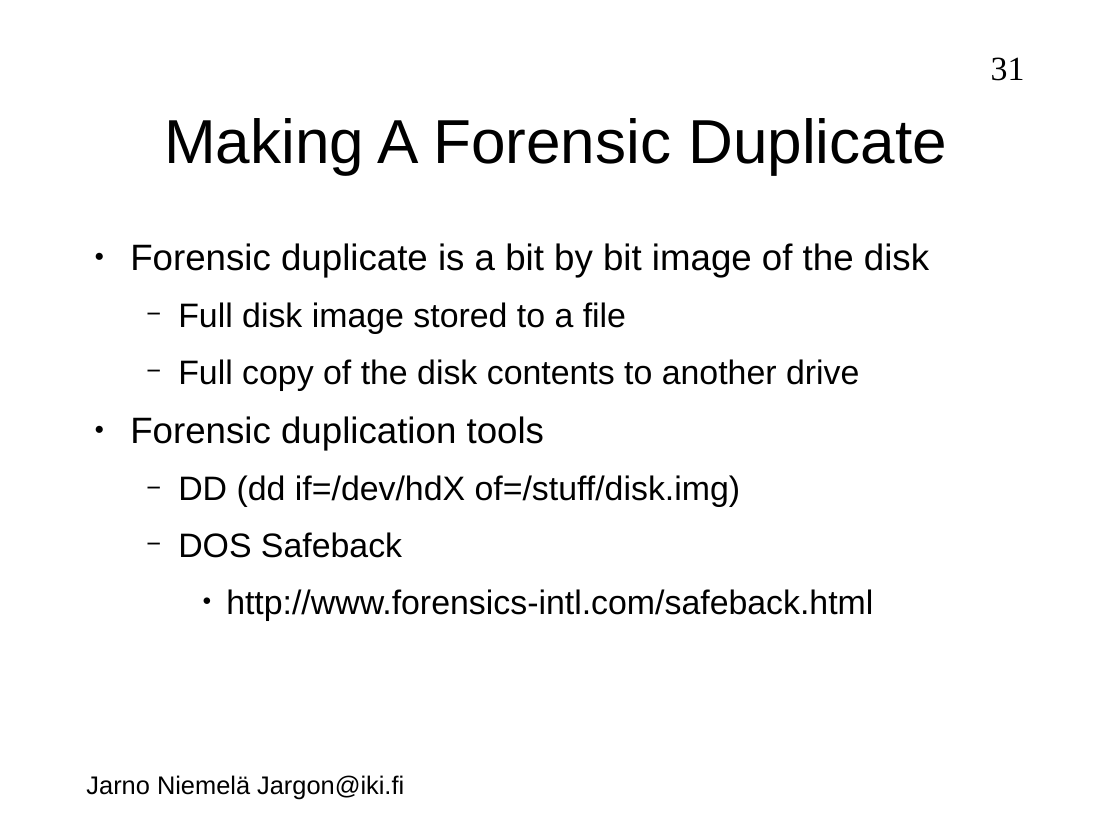
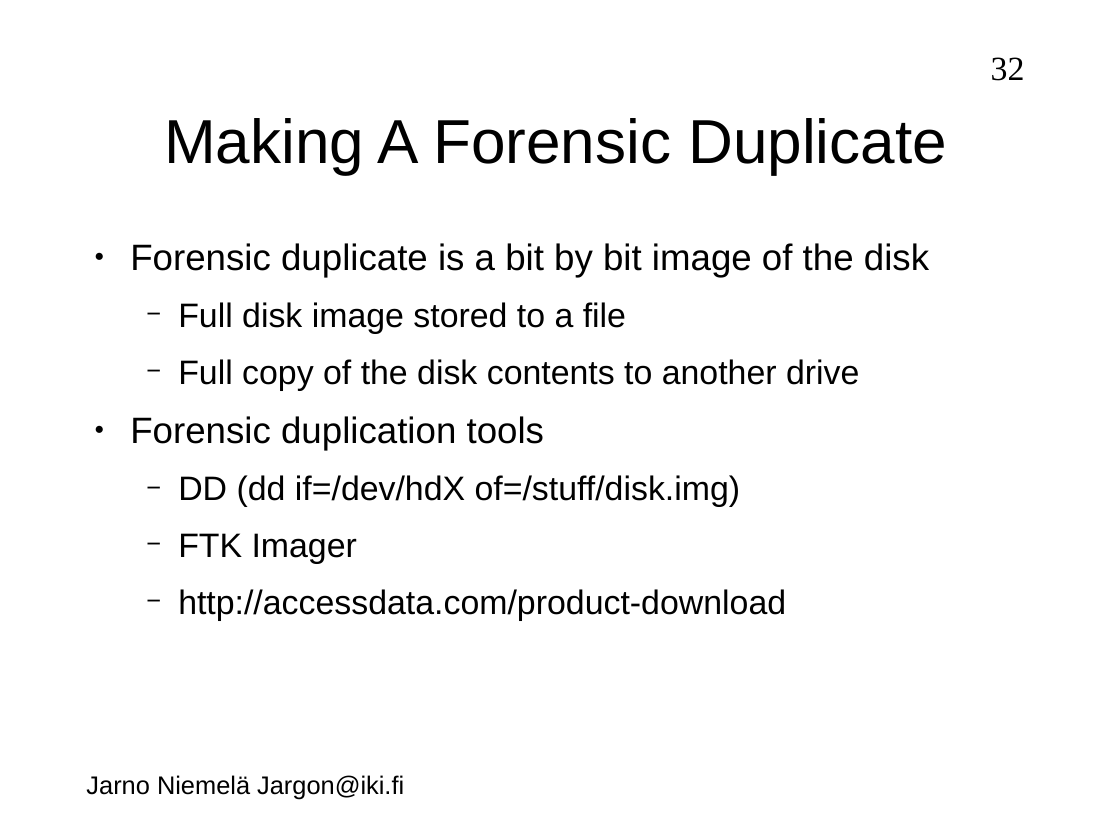
Before and after one commit to jarno-niemela/corporate_cyber_defence, a slide deck: slide 32 of Incident Response/IncidentResponse.odp (slide 31 before the commit). Drawn at 1120x840 pixels with LibreOffice and Linux fonts; fonts in the diff are those of the drawing; background and template pictures are left out. Boxes give left, top, right and bottom in pixels: in the first picture for what was removed or moved away, otherwise in the second. Text is boxed around its words. In the diff, an @@ line names an element or a change of style, - is before the commit and + after.

```diff
--- a/Incident Response/IncidentResponse.odp
+++ b/Incident Response/IncidentResponse.odp
@@ page number at <box>991,57,1025,81</box>: text changed @@
-31
+32
@@ text at <box>178,533,786,621</box>: text changed @@
-  − DOS Safeback
-    ● http://www.forensics-intl.com/safeback.html
+  − FTK Imager
+  − http://accessdata.com/product-download
```
Also in this commit, not shown: 7 other slides changed, 1 slide added, 1 slide removed.
